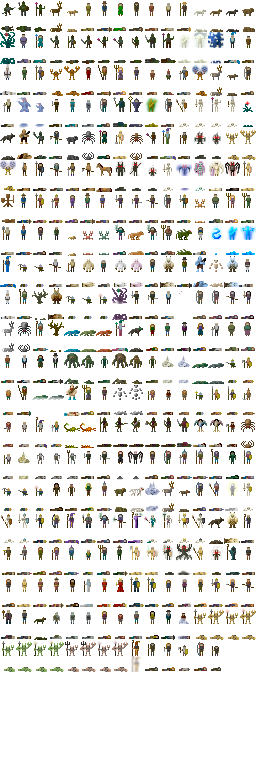
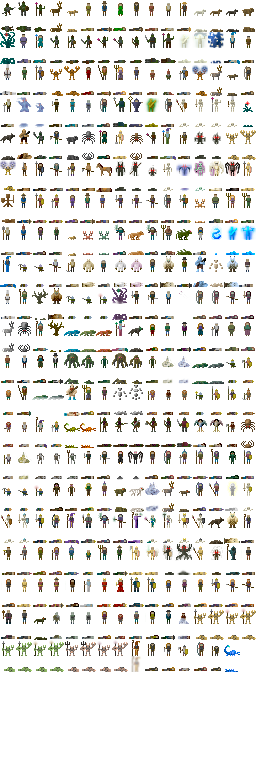
Comparing the layer stacks of the two 256 x 768 images. Changes:
painted on "Background" over bbox(224, 645, 240, 672)
